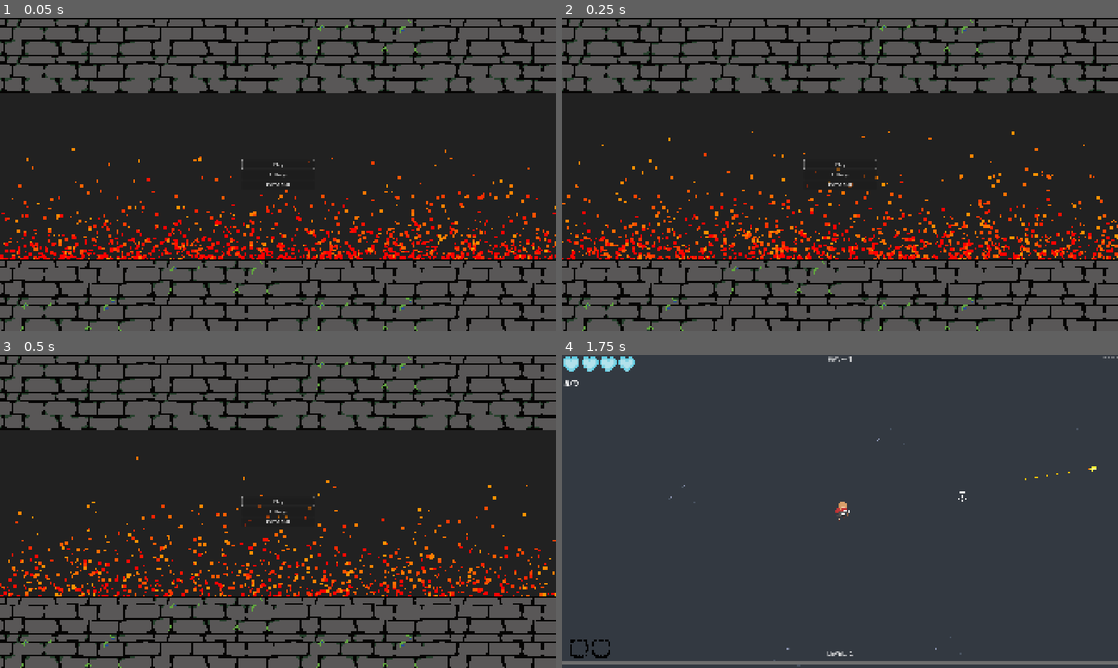
Above: before the commit, frames 1-4 (two rows, left to right).
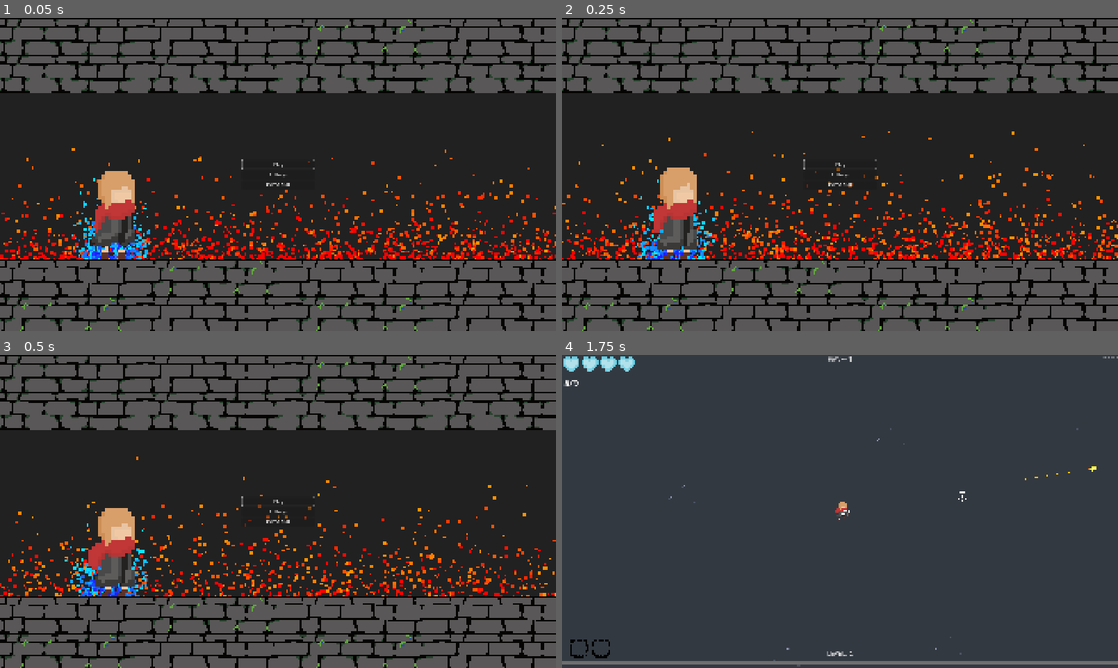
Above: after the commit, the same moments.

Repository: JordanBonfim/Mana-and-Bullets
Game: Godot game, scene res://title_screen/title_screen.tscn
Two runs of this game, one before a commit and one after it. Both use one fixed random seed, a clock stepped at 60 frames per second and the inputs below. Sound files missing from this copy of the repository are replaced by a short silence.
Inputs (mouse positions are in pixels of both pictures, inside the frame that each line leads up to):
- Up to frame 1 (0.05 s): no input
- Up to frame 2 (0.25 s): no input
- Up to frame 3 (0.5 s): no input
- Up to frame 4 (1.75 s): click "Play" at 0.5 s; tap Enter at 1.25 s; move the mouse to (962, 495) at 1.27 s; press the mouse at (962, 495) at 1.28 s; hold Right (ui_right) from 1.28 s (still down)

The runs differ from the first frame. In frame 1, 2.1% of the frame differs, in the area x 12-27%, y 48-78%; in frame 2, 2.2%, in the area x 12-28%, y 47-78%; in frame 3, 2.1%; in frame 4, nothing differs.

Commit message:
changed title screen style

Diff:
--- a/00_global/DamageNumbersSpawner.gd
+++ b/00_global/DamageNumbersSpawner.gd
@@ -5,7 +5,9 @@
 	var number = Label.new()
 	number.global_position = position
 
-	number.text = str(value) if fmod(value, 1.0) != 0.0 else str(int(value))
+	#number.text = str(value) if fmod(value, 1.0) != 0.0 else str(int(value))
+	number.text = "%0.f" % value
+
 
 	number.z_index = 5
 	number.label_settings = LabelSettings.new()
--- a/Enemy/cyan_slime/cyan_slime.gd
+++ b/Enemy/cyan_slime/cyan_slime.gd
@@ -1,7 +1,10 @@
 extends Enemy
 
+
 func _ready() -> void:
+
 	base_max_hp = 10
+	hp = base_max_hp
 	base_damage_to_player = 1
 	base_xp_drop = 10
 
--- a/Enemy/ultra_mage/ultra_mage.gd
+++ b/Enemy/ultra_mage/ultra_mage.gd
@@ -10,7 +10,7 @@
 
 
 func _ready() -> void:
-	base_max_hp = 20
+	base_max_hp = 4
 	base_damage_to_player = 1
 	base_xp_drop = 15
 
--- a/title_screen/title_screen.tscn
+++ b/title_screen/title_screen.tscn
@@ -2,10 +2,49 @@
 
 [ext_resource type="Script" uid="uid://ioq3s3vq1f67" path="res://title_screen/title_screen.gd" id="1_dxpbd"]
 [ext_resource type="Texture2D" uid="uid://b6hdd8m872ptv" path="res://background/tilemap.png" id="1_g2mvh"]
+[ext_resource type="Texture2D" uid="uid://b2fn3y6god2y1" path="res://player/sprites/idle/IDLE2.png" id="2_fv0o7"]
+[ext_resource type="Texture2D" uid="uid://d1uvg4ef3qm5f" path="res://title_screen/Sprite-0008.png" id="2_jabur"]
+[ext_resource type="Texture2D" uid="uid://cnscl1xbsfwo" path="res://player/sprites/idle/IDLE3.png" id="3_1oos5"]
+[ext_resource type="Texture2D" uid="uid://3d0s6a1idxdl" path="res://player/sprites/idle/IDLE4.png" id="4_fh6ay"]
+[ext_resource type="Texture2D" uid="uid://utltt6mtqwws" path="res://player/sprites/idle/IDLE5.png" id="5_jabur"]
+[ext_resource type="Texture2D" uid="uid://n5hlbyvrokvm" path="res://player/sprites/idle/IDLE6.png" id="6_uiiip"]
+[ext_resource type="Texture2D" uid="uid://c2frnvj2nqi4o" path="res://player/sprites/idle/IDLE7.png" id="7_p7x7j"]
+[ext_resource type="Texture2D" uid="uid://ccyhc1t3cikoe" path="res://title_screen/logobaixo.png" id="9_fh6ay"]
+[ext_resource type="Texture2D" uid="uid://c7by83d38bdbh" path="res://title_screen/logocima.png" id="10_jabur"]
 
 [sub_resource type="Gradient" id="Gradient_dxpbd"]
 offsets = PackedFloat32Array(0.47536945, 1)
 colors = PackedColorArray(1, 0, 0, 1, 1, 0.5764706, 0, 1)
+
+[sub_resource type="Gradient" id="Gradient_jabur"]
+offsets = PackedFloat32Array(0.5601504, 1)
+colors = PackedColorArray(0.1312199, 0.10447674, 0.99999994, 1, 0.04000002, 0.9040001, 1, 1)
+
+[sub_resource type="SpriteFrames" id="SpriteFrames_bhunq"]
+animations = [{
+"frames": [{
+"duration": 1.0,
+"texture": ExtResource("2_fv0o7")
+}, {
+"duration": 1.0,
+"texture": ExtResource("3_1oos5")
+}, {
+"duration": 1.0,
+"texture": ExtResource("4_fh6ay")
+}, {
+"duration": 1.0,
+"texture": ExtResource("5_jabur")
+}, {
+"duration": 1.0,
+"texture": ExtResource("6_uiiip")
+}, {
+"duration": 1.0,
+"texture": ExtResource("7_p7x7j")
+}],
+"loop": 1,
+"name": &"default",
+"speed": 7.0
+}]
 
 [sub_resource type="TileSetAtlasSource" id="TileSetAtlasSource_dxpbd"]
 texture = ExtResource("1_g2mvh")
@@ -145,6 +184,7 @@
 color = Color(0.13149942, 0.13149942, 0.13149942, 1)
 
 [node name="TileMapContainer" type="Control" parent="Control" unique_id=1888564049]
+visible = false
 layout_mode = 1
 anchors_preset = 15
 anchor_right = 1.0
@@ -176,11 +216,48 @@
 hue_variation_min = 0.16
 hue_variation_max = 0.92
 
+[node name="CPUParticles2D3" type="CPUParticles2D" parent="Control" unique_id=338369828]
+position = Vector2(382, 941)
+amount = 4000
+lifetime = 0.73
+preprocess = 1.4
+speed_scale = 0.35
+explosiveness = 0.04
+randomness = 0.29
+lifetime_randomness = 0.81
+emission_shape = 1
+emission_sphere_radius = 1.0
+direction = Vector2(0, 0)
+spread = 180.0
+gravity = Vector2(0, -980)
+initial_velocity_min = 75.4
+initial_velocity_max = 222.22
+linear_accel_min = 15.87
+linear_accel_max = 15.87
+scale_amount_min = 6.0
+scale_amount_max = 12.0
+color_ramp = SubResource("Gradient_jabur")
+hue_variation_min = 0.16
+hue_variation_max = 0.92
+
+[node name="AnimatedSprite2D" type="AnimatedSprite2D" parent="Control" unique_id=1765702282]
+position = Vector2(384, 671.00006)
+scale = Vector2(11.650002, 11.650002)
+sprite_frames = SubResource("SpriteFrames_bhunq")
+autoplay = "default"
+frame_progress = 0.27698696
+
 [node name="TileMapLayer" type="TileMapLayer" parent="Control" unique_id=1358033021]
 texture_filter = 1
 scale = Vector2(4, 4)
 tile_map_data = PackedByteArray("AAAAAAAAAQAIAAAAAAAAAAEAAQAIAAEAAAABAAAAAQAJAAAAAAABAAEAAQAJAAEAAAACAAAAAQAKAAAAAAACAA …(4016 unchanged characters)…
 tile_set = SubResource("TileSet_sjk5h")
+
+[node name="Sprite0008" type="Sprite2D" parent="Control" unique_id=301220656]
+visible = false
+position = Vector2(1267, 535)
+scale = Vector2(6.299743, 6.299745)
+texture = ExtResource("2_jabur")
 
 [node name="MainMenu" type="VBoxContainer" parent="Control" unique_id=1956770569]
 unique_name_in_owner = true
@@ -270,4 +347,16 @@
 layout_mode = 2
 size_flags_horizontal = 3
 
+[node name="Logobaixo" type="Sprite2D" parent="." unique_id=695733335]
+visible = false
+position = Vector2(1293, 909)
+scale = Vector2(8.362804, 8.362806)
+texture = ExtResource("9_fh6ay")
+
+[node name="Logocima" type="Sprite2D" parent="." unique_id=1866296122]
+visible = false
+position = Vector2(563.99994, 160)
+scale = Vector2(7.47561, 7.47561)
+texture = ExtResource("10_jabur")
+
 [connection signal="pressed" from="Control/MainMenu/ExitGameButton" to="." method="_on_exit_game_button_pressed"]
Not shown, changed: export_presets.cfg
Binary file added: title_screen/Sprite-0008.png
Not shown, added: title_screen/Sprite-0008.png.import
Binary file added: title_screen/logobaixo.png
Not shown, added: title_screen/logobaixo.png.import
Binary file added: title_screen/logocima.png
Not shown, added: title_screen/logocima.png.import
